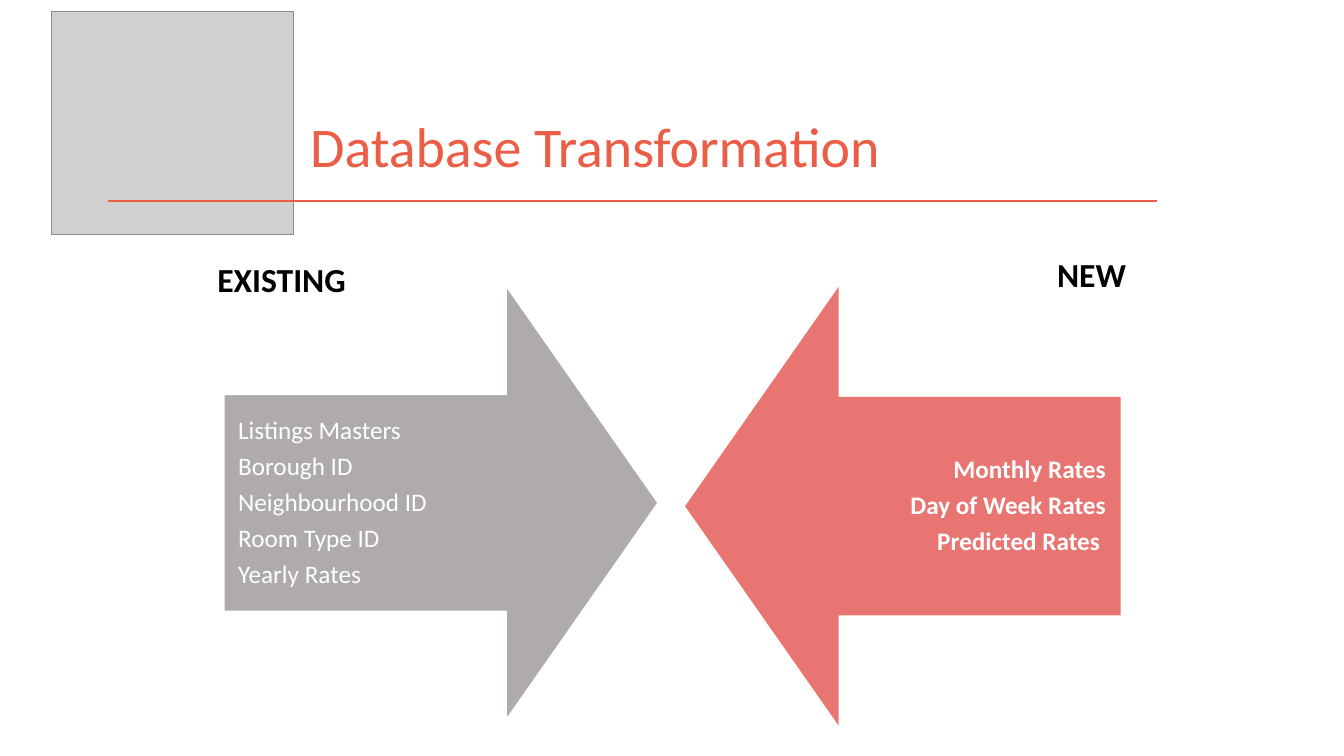
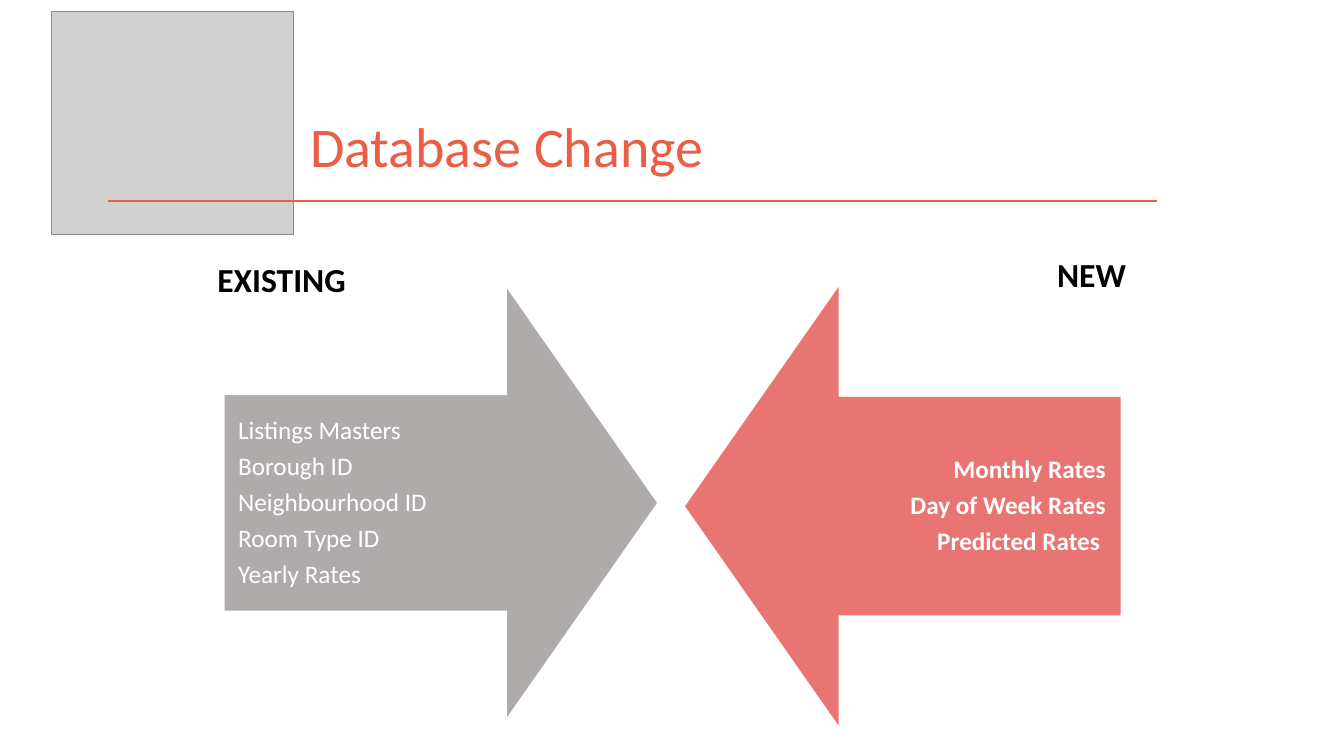
Before and after one commit to kman4/AirbnbPredictions, a slide deck: slide 6 of Airbnb Price Predictions (Model).pptx (slide 2 before the commit). Drawn at 1344x756 pixels with LibreOffice and Linux fonts; fonts in the diff are those of the drawing; grey boxes stand for pictures. Boxes give left, top, right and bottom in pixels: in the first picture for what was removed or moved away, otherwise in the second. Text is boxed around its words. In the diff, an @@ line names an element or a change of style, - is before the commit and + after.

```diff
--- a/Airbnb Price Predictions (Model).pptx
+++ b/Airbnb Price Predictions (Model).pptx
@@ title at <box>310,128,703,177</box>: text changed @@
-Database Transformation
+Database Change
```
Also in this commit, not shown: 4 other slides changed, 11 slides added, 2 slides removed, 1 other file.
